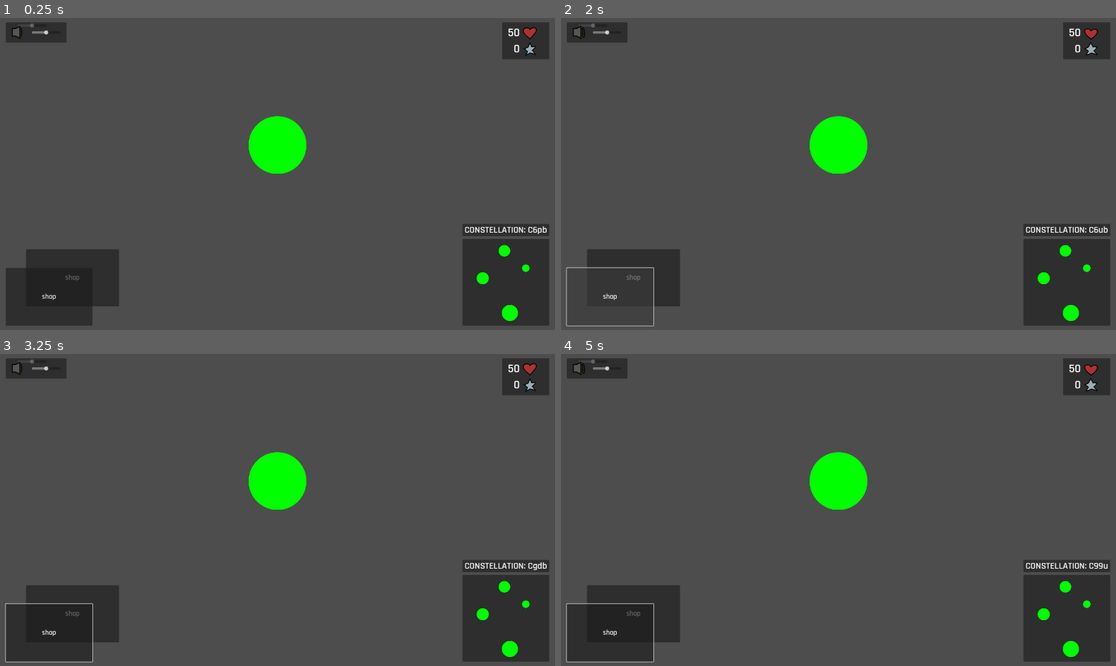
Above: before the commit, frames 1-4 (two rows, left to right).
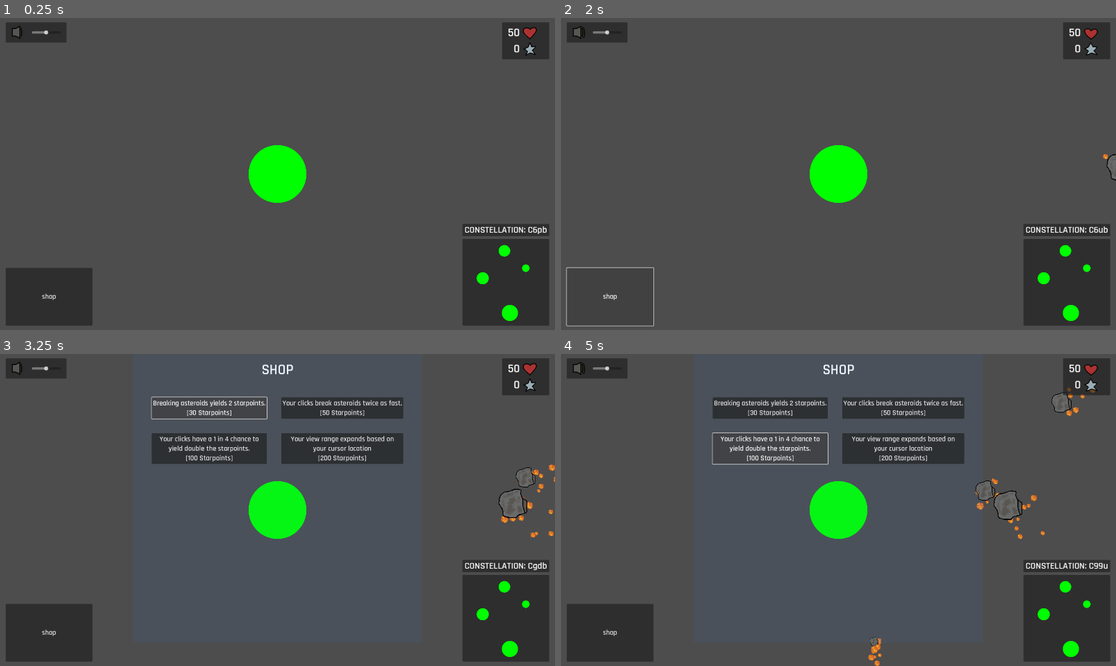
Above: after the commit, the same moments.

Repository: Paracosms/uni-jam
Game: Godot game, scene res://scenes/main.tscn
Two runs of this game, one before a commit and one after it. Both use one fixed random seed, a clock stepped at 60 frames per second and the inputs below. Sound files missing from this copy of the repository are replaced by a short silence.
Inputs (mouse positions are in pixels of both pictures, inside the frame that each line leads up to):
- Up to frame 1 (0.25 s): no input
- Up to frame 2 (2 s): click "shop" at 0.5 s; click "shop" at 1.25 s
- Up to frame 3 (3.25 s): click "shop" at 2 s; click (210, 407) at 2.75 s, where only the run after the commit has a clickable "Breaking asteroids yields 2 s…"
- Up to frame 4 (5 s): click (905, 407) at 3.5 s, where only the run after the commit has a clickable "Your clicks break asteroids t…"; click (771, 447) at 4.25 s, where only the run after the commit has a clickable "Your clicks have a 1 in 4 cha…"

The runs differ from the first frame. In frame 1, 3.5% of the frame differs, in the area x 4-56%, y 1-93%; in frame 2, 3.5%; in frame 3, 9.7%, in the area x 0-100%, y 1-99%; in frame 4, 9.5%.
Error before the commit: Parse Error: Used space character for indentation instead of tab as used before in the file. (res://scripts/main.gd:179)

Commit message:
Remove unused UI elements and update scene layout
Removed the ToggleShop button and Volume slider from main.tscn, along with related script and signal connections. Updated Earth node position and viewport mode for improved layout. Cleaned up camera.gd and fixed indentation in main.gd.

Diff:
--- a/project.godot
+++ b/project.godot
@@ -23,6 +23,7 @@
 
 window/size/viewport_width=1920
 window/size/viewport_height=1080
+window/size/mode=4
 window/size/resizable=false
 window/size/borderless=true
 
--- a/scenes/main.tscn
+++ b/scenes/main.tscn
@@ -1,11 +1,10 @@
-[gd_scene load_steps=8 format=3 uid="uid://c1lhoo3nuiyi6"]
+[gd_scene load_steps=7 format=3 uid="uid://c1lhoo3nuiyi6"]
 
 [ext_resource type="PackedScene" uid="uid://cafa1kp7jmpc5" path="res://scenes/asteroid.tscn" id="1"]
 [ext_resource type="Script" uid="uid://8o3ytshbr1qp" path="res://scripts/main.gd" id="1_jyhfs"]
 [ext_resource type="PackedScene" uid="uid://c53rpnk5xwo62" path="res://scenes/earth.tscn" id="2_0wfyh"]
 [ext_resource type="PackedScene" uid="uid://cynt3lbt5jsyb" path="res://scenes/ui.tscn" id="3_tbgi4"]
 [ext_resource type="PackedScene" uid="uid://rj1qruh2kyqx" path="res://scenes/globals.tscn" id="4_jyhfs"]
-[ext_resource type="Script" uid="uid://db0mx56hqgh0i" path="res://scripts/volume.gd" id="6_tefeu"]
 [ext_resource type="PackedScene" uid="uid://dxxtc0hd1v12c" path="res://scenes/camera.tscn" id="7_o6xl0"]
 
 [node name="Main" type="Node2D"]
@@ -20,28 +19,6 @@
 [node name="Globals" parent="." instance=ExtResource("4_jyhfs")]
 
 [node name="Earth" parent="." instance=ExtResource("2_0wfyh")]
-
-position = Vector2(960, 440)
-
-[node name="ToggleShop" type="Button" parent="."]
-z_index = 1
-offset_left = 90.0
-offset_top = 800.0
-offset_right = 412.0
-offset_bottom = 998.0
-text = "shop"
-
-[node name="Volume" type="HSlider" parent="."]
-offset_left = 61.0
-offset_top = 18.0
-offset_right = 161.0
-offset_bottom = 34.0
-min_value = -50.0
-max_value = 10.0
-value = -20.0
-script = ExtResource("6_tefeu")
+position = Vector2(960, 540)
 
 [node name="Camera" parent="." instance=ExtResource("7_o6xl0")]
-
-[connection signal="pressed" from="ToggleShop" to="." method="_on_change_scene_pressed"]
-[connection signal="pressed" from="ToggleShop" to="." method="_on_toggle_shop_pressed"]
--- a/scripts/camera.gd
+++ b/scripts/camera.gd
@@ -1,7 +1,6 @@
 extends Node2D
 
 @onready var binocularsCamera = $BinocularsCamera
-@onready var earthNode = $"/root/Main/Earth"
 
 var camera_speed = 50.0 # Speed
 var camera_max_offset = 100.0
--- a/scripts/main.gd
+++ b/scripts/main.gd
@@ -177,7 +177,7 @@
 		Globals.shopOpened = false
 	else:
 		get_node("Shop").visible = true
-    Globals.shopOpened = true
+		Globals.shopOpened = true
 
 # Alpha is bottom (earth)
 func switchToAlpha():
